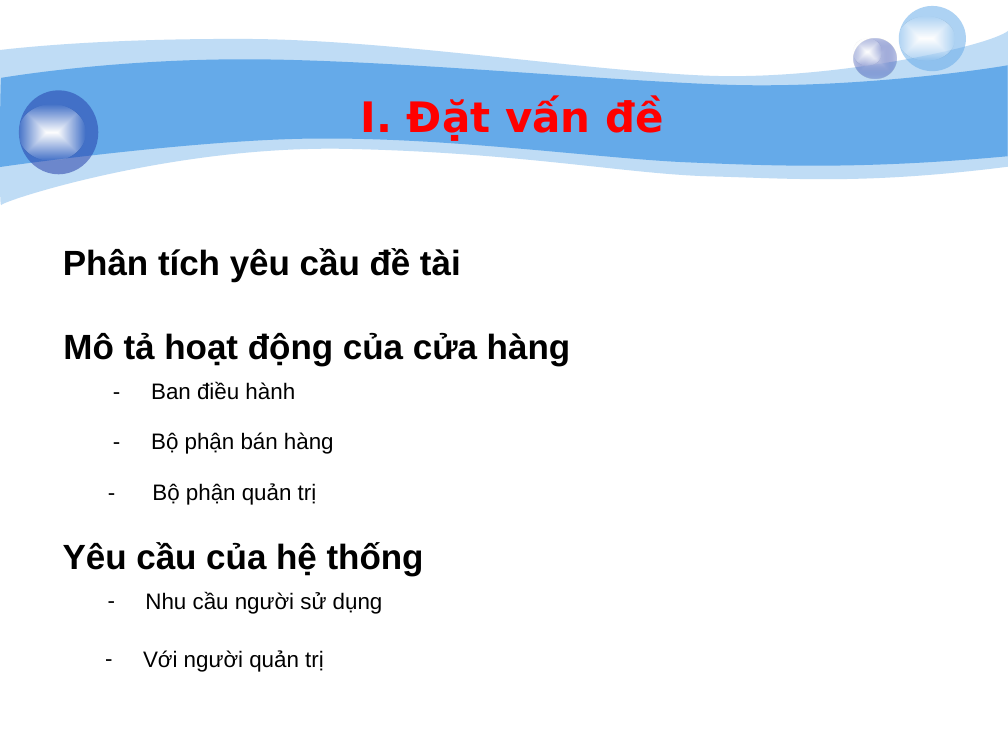
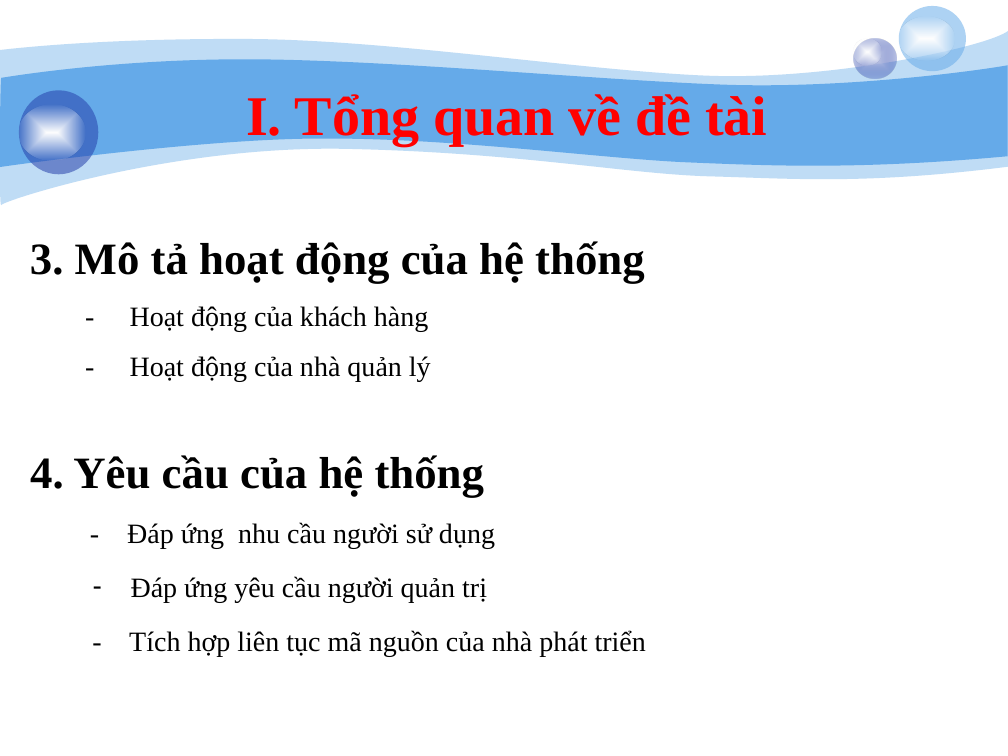
Before and after one commit to giangson0208/webtrasua, a slide deck: slide 5 of baocao/-ibn Thopi.pptx (slide 3 before the commit). Drawn at 1008x756 pixels with LibreOffice and Linux fonts; fonts in the diff are those of the drawing; background and template pictures are left out. Boxes give left, top, right and bottom in pixels: in the first picture for what was removed or moved away, otherwise in the second. Text is boxed around its words. In the diff, an @@ line names an element or a change of style, - is before the commit and + after.

```diff
--- a/baocao/-ibn Thopi.pptx
+++ b/baocao/-ibn Thopi.pptx
@@ text at (246,94,767,145): text changed; size 30 to 40 pt; font DejaVu Sans to Times New Roman @@
-I. Đặt vấn đề
+I. Tổng quan về đề tài
@@ text at (30,241,645,283): text changed; size 25 to 32 pt; font Arial to Times New Roman @@
-Mô tả hoạt động của cửa hàng
+3. Mô tả hoạt động của hệ thống
@@ text removed at (63,248,461,281) @@
-Phân tích yêu cầu đề tài
@@ text at (130,306,428,331): text changed; size 16 to 20 pt; font Arial to Times New Roman @@
-    - Ban điều hành
+    - Hoạt động của khách hàng
@@ text at (130,356,431,382): text changed; size 16 to 20 pt; font Arial to Times New Roman @@
-    - Bộ phận bán hàng
+    - Hoạt động của nhà quản lý
@@ text at (30,455,485,498): text changed; size 25 to 32 pt; font Arial to Times New Roman @@
-Yêu cầu của hệ thống
+4. Yêu cầu của hệ thống
@@ text removed at (152,483,317,505) @@
-    - Bộ phận quản trị
@@ text at (127,522,495,549): text changed; size 16 to 20 pt; font Arial to Times New Roman @@
-– Nhu cầu người sử dụng
+- Đáp ứng nhu cầu người sử dụng
@@ text at (131,576,487,603): text changed; size 16 to 20 pt; font Arial to Times New Roman @@
-– Với người quản trị
+– Đáp ứng yêu cầu người quản trị
@@ text added at (129,630,646,656), 20 pt, text #000000 @@
+- Tích hợp liên tục mã nguồn của nhà phát triển
```
Also in this commit, not shown: 19 other slides changed, 10 slides added, 8 slides removed, 10 other files.
